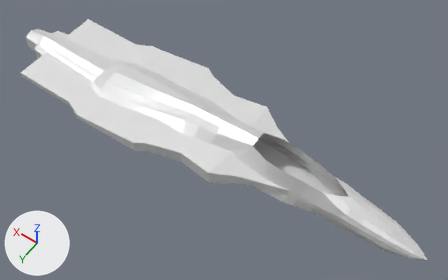
A saved change to the OBJ model QtQuickApplication1/Assets/Models/plane/body.obj.
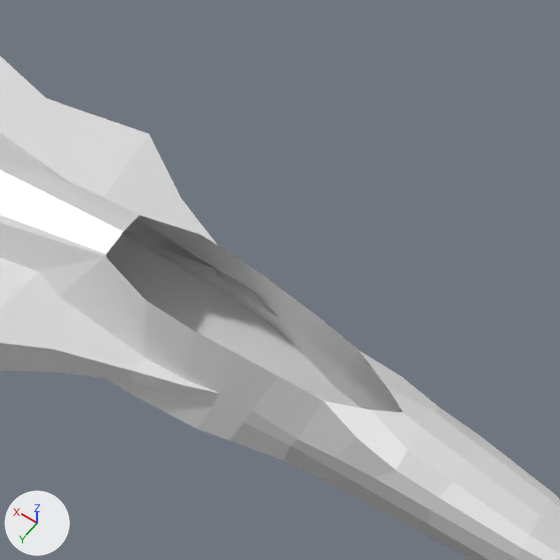
Each version appears first whole from a camera (50 mm lens) standing at (-4.22, 4.83, 7.37) and looking at (-0.73, -0.06, -0.31), and next in a close-up on the part from 49% to 89% of the width and 23% to 87% of the height. The axes (+X, +Y, +Z) are drawn at lower left. The lights are the same throughout. Where no turn or scale is listed for an object, it has been applied to the vertices. Vertices at the same position are counted once.

Objects in the first close-up: 'Plane_Plane.001'.
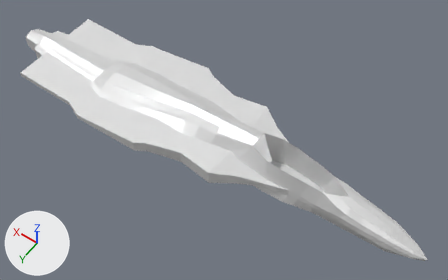
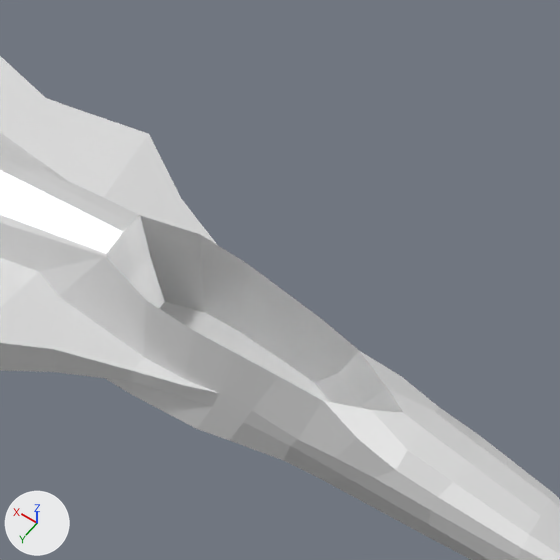
Pixel boxes (x1, y1, x2, y2) of what changed, in the close-ups (560 x 560 px):
part 1 of me_plane_plane_001, added
    after: (105, 215, 403, 412)

The change, as a list of edits to the scene's bpy script:
```text
Change me_plane_plane_001:
    used by ob_plane_plane_001; location = (0.0, 0.0, 0.0)
    remove me_plane_plane_001.from_pydata(...)  # 440 vertices, 430 faces, 2 loose edges; spans x -4.19..3.49, y -0.96..0.96, z -0.65..0.29
    add me_plane_plane_001.from_pydata(...)  # 500 vertices, 494 faces, 2 loose edges; spans x -4.19..3.49, y -0.96..0.96, z -0.65..0.29
    me_plane_plane_001 part 1
    60 vertices are added at x -2.79..-1.47, y -0.22..0.22, z -0.28..0.02
    64 new faces join them
```
